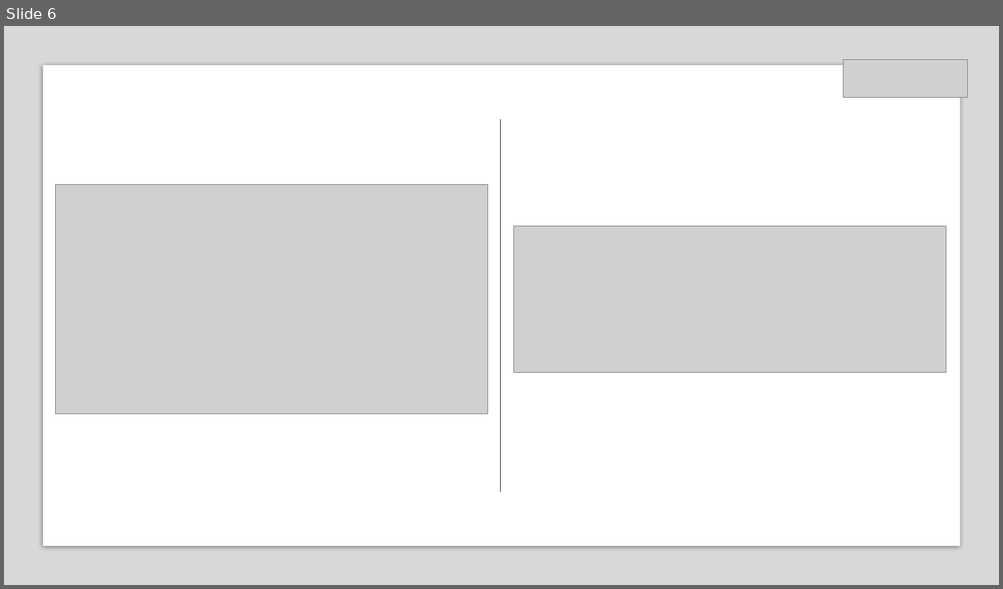
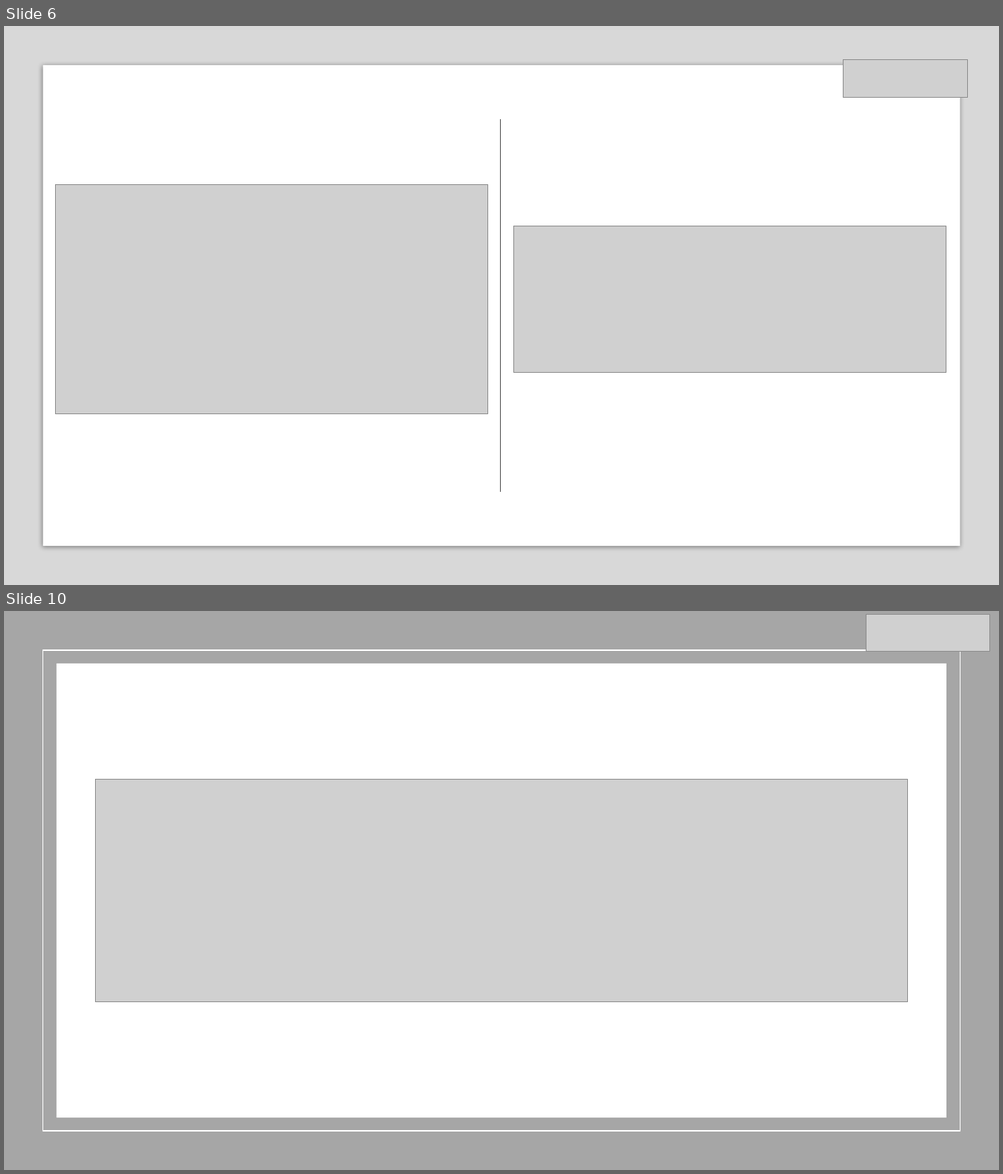
Before and after one commit to MarcFerrerMargarit/RBM_Grid_Generator, a slide deck: Presentation/Presentacio.pptx. Shown one above the other, each under a label of ours: slide 6 before the commit, slides 6 and 10 after it; the slides between them are not shown. The pictures are 1003x589 and 1003x1174 pixels, drawn with LibreOffice and Linux fonts; fonts in the diff are those of the drawing; grey boxes stand for pictures. Boxes give left, top, right and bottom in pixels: in the first picture for what was removed or moved away, otherwise in the second. Text is boxed around its words. In the diff, an @@ line names an element or a change of style, - is before the commit and + after.

```diff
--- a/Presentation/Presentacio.pptx
+++ b/Presentation/Presentacio.pptx
@@ slide 10 added at <box>4,611,999,1170</box>, background #FFFFFF @@
@@ rectangle added at <box>4,611,999,1170</box>, fill #A6A6A6 @@
@@ picture added at <box>866,614,990,651</box> @@
@@ rectangle added at <box>42,650,960,1132</box>, outline #FFFFFF 1 pt @@
@@ rectangle added at <box>57,664,946,1118</box>, fill #FFFFFF @@
@@ picture added at <box>96,779,908,1002</box> @@
```
Also in this commit, not shown: 1 slide changed, 7 other slides added.
